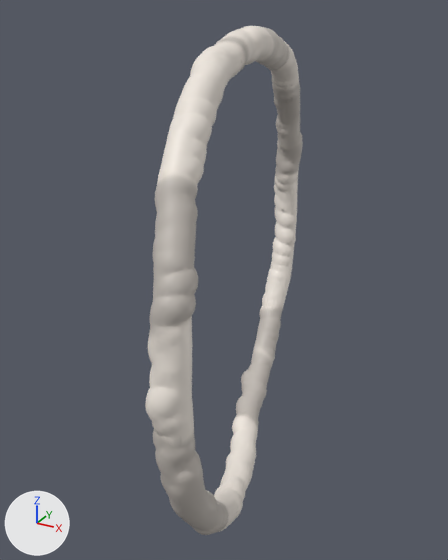
The glTF model ASTROBION/models/BONE-1.glb: old version first, new version second.
One viewpoint serves both versions: a 50 mm camera at (1476.0, -2881.0, 1387.0) aimed at (-81.0, -50.0, -29.0). Every picture has the same lights, and +X, +Y and +Z are marked at lower left. Vertices at the same position are counted once.

Objects in the first picture: 'BONE-1'.
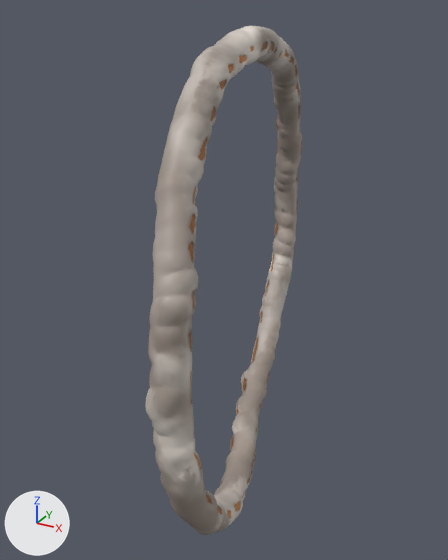
The change, as a diff of the scene's bpy script:
```diff
--- a/ASTROBION/models/BONE-1.glb.py
+++ b/ASTROBION/models/BONE-1.glb.py
@@ mat_energy @@
+mat_energy = bpy.data.materials.new('ENERGY')
+# nodes: BsdfPrincipled, Mix, OutputMaterial, VertexColor
+# colours: orange #e79e58
@@ me_layer_2_007 @@
 # used by ob_bone_1; location = (0.0, 0.0, 0.0)
-me_layer_2_007.from_pydata(...)  # 22924 vertices, 45857 faces; spans x -377.0..427.0, y -1306.0..1355.0, z -1302.0..1309.0
+me_layer_2_007.from_pydata(...)  # 24319 vertices, 48647 faces; spans x -377.0..427.0, y -1306.0..1355.0, z -1302.0..1309.0
+# me_layer_2_007 part 1: 62 vertices moved from x -320.0..399.0, y -1224.0..1255.0, z -1208.0..1221.0 to x -320.0..399.0, y -1212.0..1245.0, z -1222.0..1233.0; 694 vertices removed from x -367.0..418.0, y -1250.0..1289.0, z -1210.0..1229.0; 2089 vertices added at x -366.0..418.0, y -1263.0..1306.0, z -1223.0..1241.0
+# me_layer_2_007 part 2: 43089 kept faces spanning x -377.0..427.0, y -1306.0..1355.0, z -1302.0..1309.0 get new vertex colours
 me_layer_2_007.materials.append(mat_bone)
+me_layer_2_007.materials.append(mat_energy)
```

What differs and where, as boxes (x1, y1, x2, y2) in the pictures (448 x 560 px):
part 1 of me_layer_2_007, built on
    before: (150, 41, 303, 519)
    after: (153, 41, 303, 519)
part 2 of me_layer_2_007, recoloured
    both: (145, 26, 303, 535)
